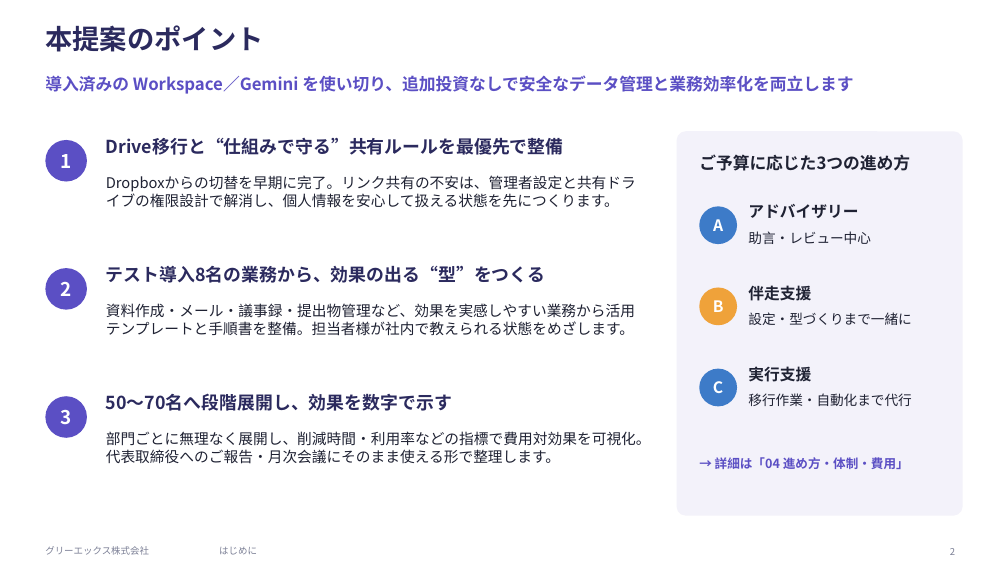
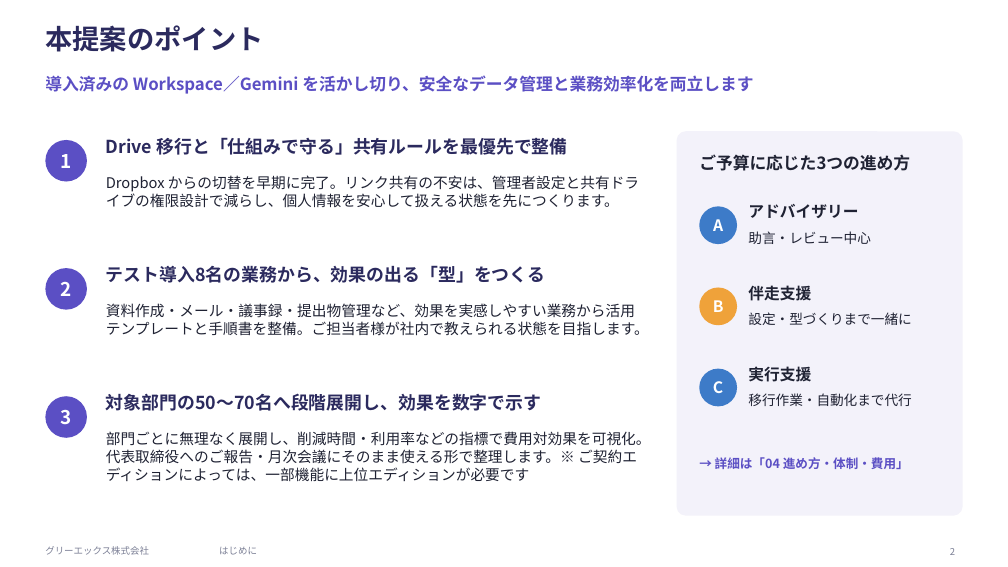
Before and after one commit to hjack0703/sakai, a slide deck: slide 2 of docs/20261027_サカイ様向けご提案_GREEX.pptx. Drawn at 1008x567 pixels with LibreOffice and Linux fonts; fonts in the diff are those of the drawing. Boxes give left, top, right and bottom in pixels: in the first picture for what was removed or moved away, otherwise in the second. Text is boxed around its words. In the diff, an @@ line names an element or a change of style, - is before the commit and + after.

```diff
--- a/docs/20261027_サカイ様向けご提案_GREEX.pptx
+++ b/docs/20261027_サカイ様向けご提案_GREEX.pptx
@@ text at (45,75,753,94): text changed @@
-導入済みの Workspace／Gemini を使い切り、追加投資なしで安全なデータ管理と業務効率化を両立します
+導入済みの Workspace／Gemini を活かし切り、安全なデータ管理と業務効率化を両立します
@@ text at (106,137,567,155): text changed @@
-Drive移行と“仕組みで守る”共有ルールを最優先で整備
+Drive 移行と「仕組みで守る」共有ルールを最優先で整備
@@ text at (106,175,639,207): text changed @@
-Dropboxからの切替を早期に完了。リンク共有の不安は、管理者設定と共有ドライブの権限設計で解消し、個人情報を安心して扱える状態を先につくります。
+Dropbox からの切替を早期に完了。リンク共有の不安は、管理者設定と共有ドライブの権限設計で減らし、個人情報を安心して扱える状態を先につくります。
@@ text at (106,265,545,283): text changed @@
-テスト導入8名の業務から、効果の出る“型”をつくる
+テスト導入8名の業務から、効果の出る「型」をつくる
@@ text at (106,303,649,336): text changed @@
-資料作成・メール・議事録・提出物管理など、効果を実感しやすい業務から活用テンプレートと手順書を整備。担当者様が社内で教えられる状態をめざします。
+資料作成・メール・議事録・提出物管理など、効果を実感しやすい業務から活用テンプレートと手順書を整備。ご担当者様が社内で教えられる状態を目指します。
@@ text at (106,393,542,411): text changed @@
-50〜70名へ段階展開し、効果を数字で示す
+対象部門の50〜70名へ段階展開し、効果を数字で示す
@@ text at (106,431,651,481): text changed @@
-部門ごとに無理なく展開し、削減時間・利用率などの指標で費用対効果を可視化。代表取締役へのご報告・月次会議にそのまま使える形で整理します。
+部門ごとに無理なく展開し、削減時間・利用率などの指標で費用対効果を可視化。代表取締役へのご報告・月次会議にそのまま使える形で整理します。※ ご契約エディションによっては、一部機能に上位エディションが必要です
```
Also in this commit, not shown: 32 other slides changed, 1 slide added, 2 slides removed, 6 other files.
